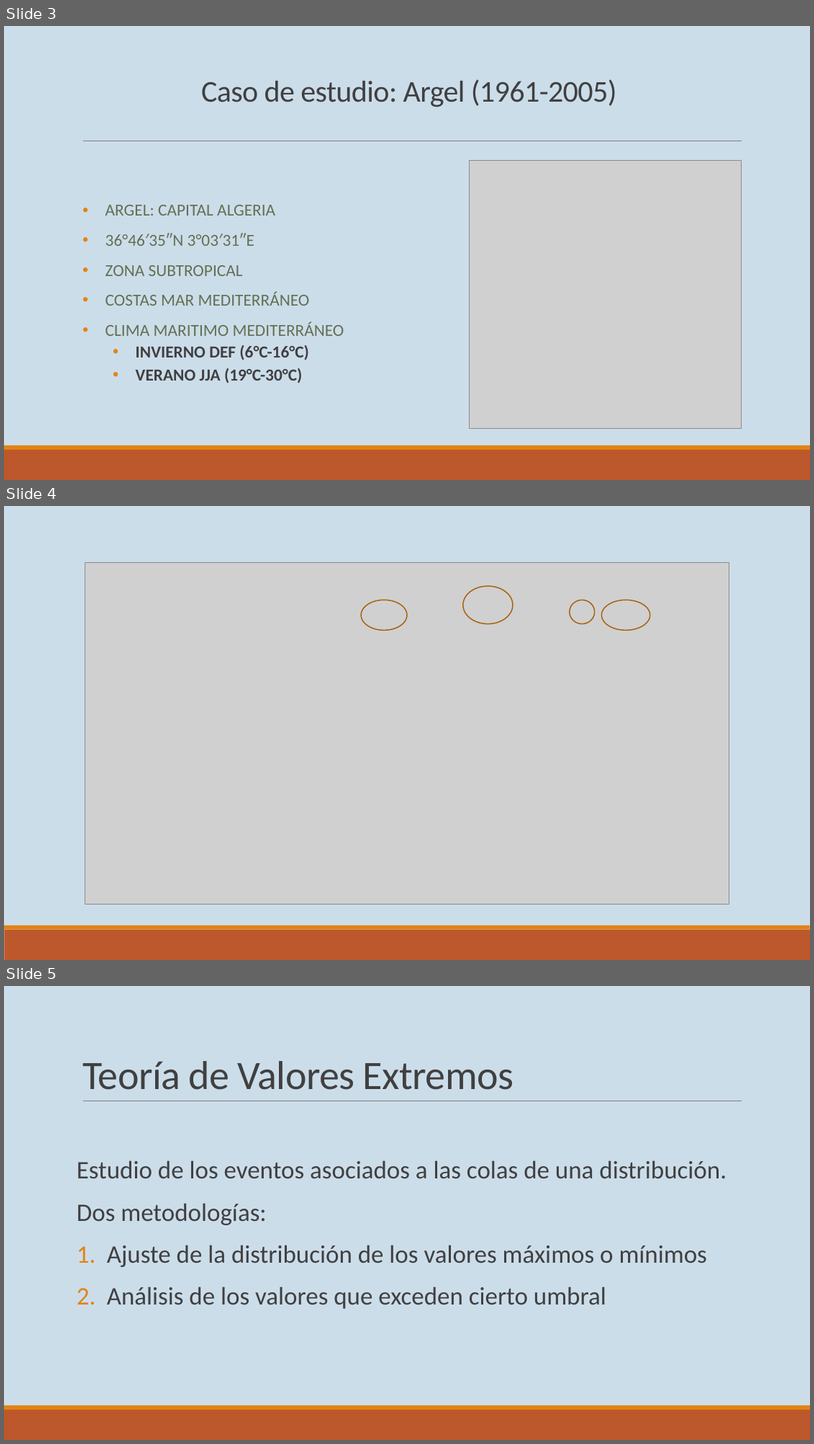
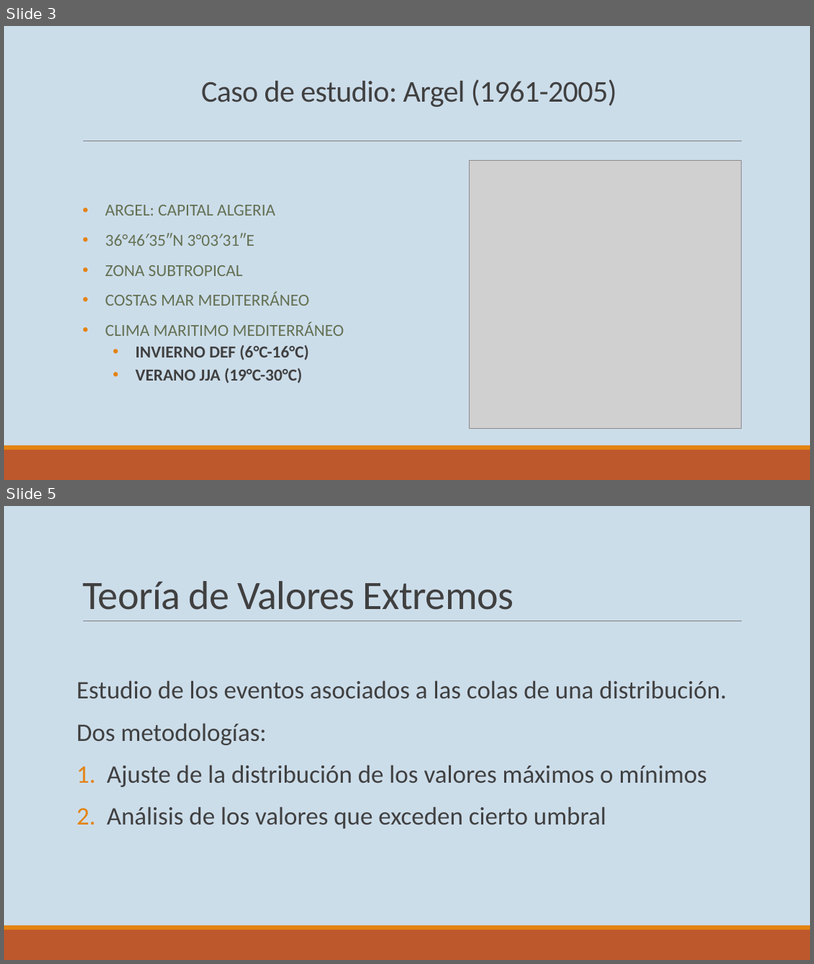
Before and after one commit to carluarevalo/Extreme_value_analysis, a slide deck: TeoriaDeModelos/Teoría.pptx. Shown one above the other, each under a label of ours: slides 3, 4 and 5 before the commit, slides 3 and 5 after it; the slides between them are not shown. The pictures are 814x1444 and 814x964 pixels, drawn with LibreOffice and Linux fonts; fonts in the diff are those of the drawing; grey boxes stand for pictures. Boxes give left, top, right and bottom in pixels: in the first picture for what was removed or moved away, otherwise in the second. Text is boxed around its words. In the diff, an @@ line names an element or a change of style, - is before the commit and + after.

```diff
--- a/TeoriaDeModelos/Teoría.pptx
+++ b/TeoriaDeModelos/Teoría.pptx
@@ slide 4 removed at (4,506,810,960), background #CCDDEA; not listed: 2 template elements that a slide beside it also shows @@
@@ picture removed at (85,562,730,903) @@
@@ ellipse removed at (463,586,513,623) @@
@@ ellipse removed at (362,600,407,630) @@
@@ ellipse removed at (570,600,595,624) @@
@@ ellipse removed at (602,600,651,630) @@
```
Also in this commit, not shown: 1 slide added, 1 other file.
